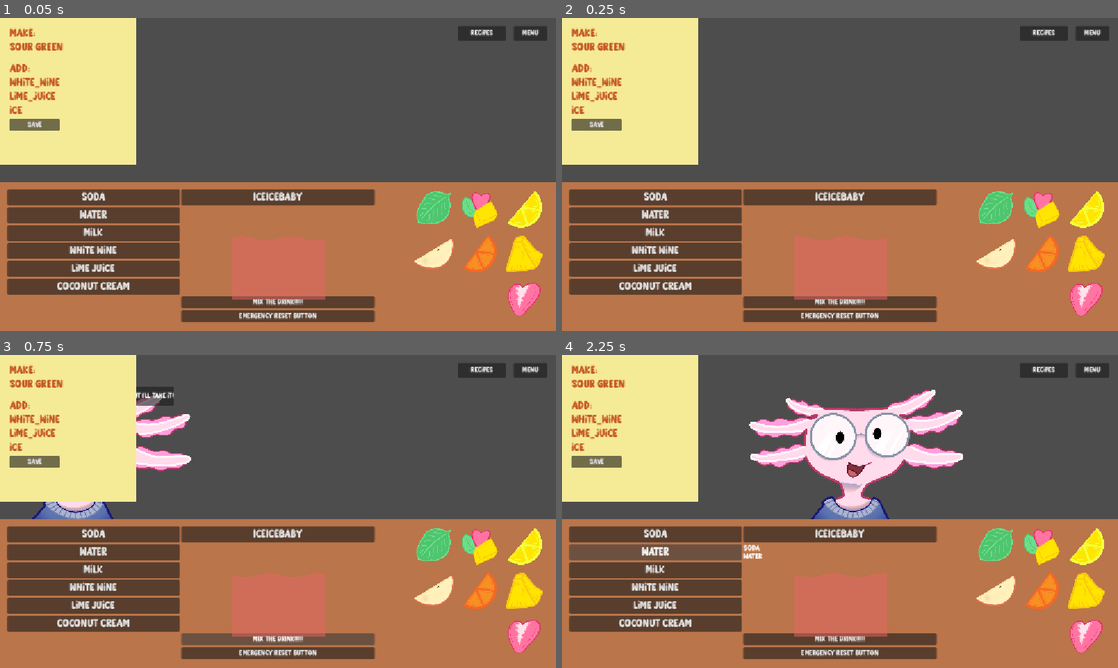
Above: before the commit, frames 1-4 (two rows, left to right).
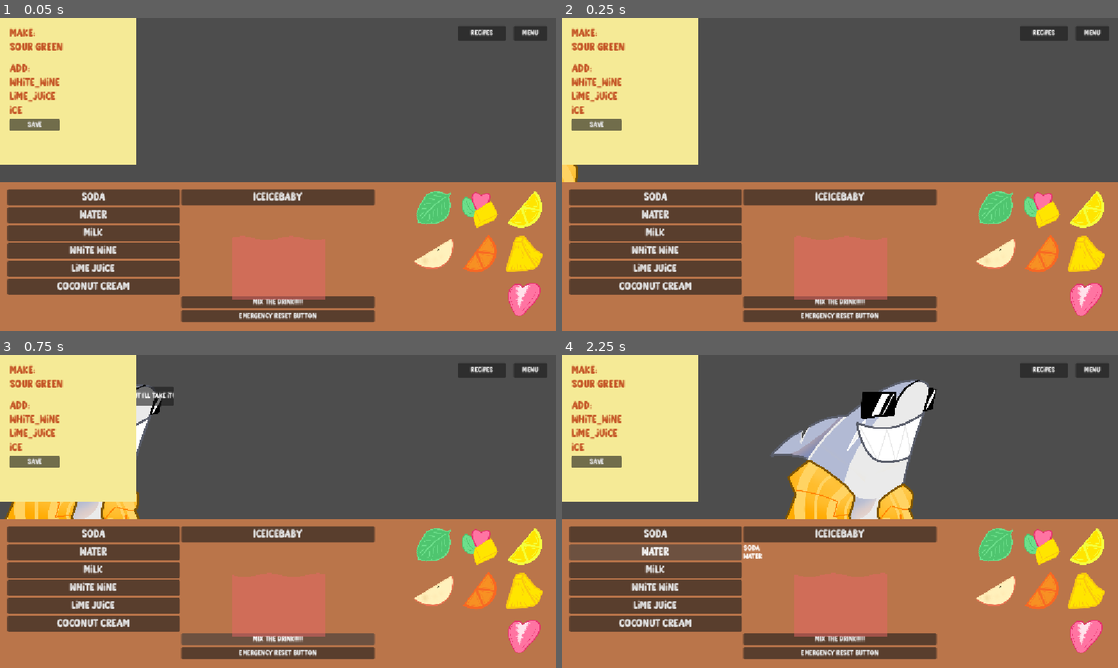
Above: after the commit, the same moments.

Repository: scumpiest/scammy-drink
Game: Godot game, scene res://scenes/crafting/counter_ui.tscn
Same seed, same stepped clock (60 frames per second), same inputs: the game is played once before the commit and once after it. The engine's default icon, where the game draws it, is replaced by a stand-in: a white triangle on a blue panel in a dark square.
Inputs:
- Up to frame 1 (0.05 s): no input
- Up to frame 2 (0.25 s): no input
- Up to frame 3 (0.75 s): click "MIX THE DRINK!!!!!!" at 0.5 s
- Up to frame 4 (2.25 s): click "Soda" at 1.25 s; click "Water" at 2 s

Frame 1 is identical in both runs. In frame 2, 0.2% of the frame differs, in the area x 0-3%, y 46-53%; in frame 3, 2.7%; in frame 4, 9.0%, in the area x 33-73%, y 7-53%.

Commit message:
feat: make recipe persistent

Diff:
--- a/scenes/crafting/counter_ui.gd
+++ b/scenes/crafting/counter_ui.gd
@@ -11,28 +11,22 @@
 var current_target: Marker2D = null
 var _awaiting_notes_save: bool = false
 var _notes_saved_for_order: bool = false
-var customer: Customer = null
+var customer: Customer
 
 var main_menu_scene: String = "uid://ctrh7huvrvaws"
 
+@export var customer_scene: PackedScene
 @export var lerp_weight: float = 1.0
-@export var customer_scene: PackedScene = null
-@export var bomb: PackedScene = null
 
 
 func _ready() -> void:
 	SignalBus.notes_saved.connect(_on_notes_saved)
+	GameManager.all_recipes_three_star.connect(_on_all_recipes_three_star)
 	customer = spawn_customer()
 	setup_customer(customer)
 
 
 func _process(delta: float) -> void:
-	if Input.is_action_pressed("spawn_item"):
-		print("spawn_item pressed")
-		var item = bomb.instantiate()
-		item.global_position = enter_marker.global_position
-		item.z_index = -1
-		add_child(item)
 	if current_target and customer and is_instance_valid(customer):
 		customer.position = customer.position.lerp(current_target.global_position, 1.0 - exp(-lerp_weight * delta))
 	if Input.is_action_pressed("close"):
@@ -40,7 +34,7 @@
 
 
 func spawn_customer() -> Customer:
-	var new_customer := customer_scene.instantiate() as Customer
+	var new_customer: Customer = customer_scene.instantiate() as Customer
 	new_customer.customer_type = randi() % Customer.Type.size() as Customer.Type
 	new_customer.global_position = spawn_marker.global_position
 	add_child(new_customer)
@@ -97,3 +91,7 @@
 
 func _on_recipe_button_pressed() -> void:
 	recipe_book.visible = true
+
+# TODO: Add a victory screen
+func _on_all_recipes_three_star() -> void:
+	recipe_book.visible = true
--- a/scenes/customers/customer.gd
+++ b/scenes/customers/customer.gd
@@ -30,8 +30,6 @@
 
 
 func _ready() -> void:
-	var random_type = randi() % Customer.Type.size() as Customer.Type
-	customer_type = random_type
 	sprite.texture = SPRITES[customer_type]
 	_sprite_rest_y = sprite.position.y
 	_sprite_rest_scale = sprite.scale
@@ -39,6 +37,7 @@
 
 	GameManager.add_recipe_order()
 	request = GameManager.get_order()
+	# TODO: We shouldnt display the drink request(keep this for debugging)
 	chat_bubble.text = "GIMME " + request.to_upper() + "!!"
 
 	GameManager.crafting_result.connect(_on_crafting_result)
--- a/scenes/ui/recipe_book.gd
+++ b/scenes/ui/recipe_book.gd
@@ -5,6 +5,7 @@
 
 func _ready() -> void:
 	_index_drink_panels()
+	_refresh_all_stars()
 	GameManager.crafting_result.connect(_on_crafting_result)
 
 
@@ -21,7 +22,13 @@
 	return _drinks_by_key.get(recipe_key)
 
 
-func _on_crafting_result(recipe_key: String, correct_count: int, _missing_ingredients: Array) -> void:
+func _refresh_all_stars() -> void:
+	for recipe_key in _drinks_by_key:
+		_drinks_by_key[recipe_key].set_stars(GameManager.get_recipe_stars(recipe_key))
+
+
+func _on_crafting_result(recipe_key: String, _correct_count: int, _missing_ingredients: Array) -> void:
 	var drink = _get_drink(recipe_key)
 	if drink:
-		drink.set_stars(correct_count)
+		drink.set_stars(GameManager.get_recipe_stars(recipe_key))
+		drink.refresh_display()
--- a/scenes/ui/recipe_book.tscn
+++ b/scenes/ui/recipe_book.tscn
@@ -11,9 +11,6 @@
 [ext_resource type="Texture2D" uid="uid://mgwm10yflhoy" path="res://assets/drinks/Rebujito[1].png" id="8_ac8ls"]
 [ext_resource type="Texture2D" uid="uid://ckidru81cjdka" path="res://assets/drinks/Coconut_Mocktail.png" id="8_h057y"]
 [ext_resource type="Texture2D" uid="uid://dujfil0hhb7av" path="res://assets/drinks/Strawberry_Milkshake.png" id="9_h057y"]
-
-[sub_resource type="Resource" id="Resource_paolu"]
-metadata/__load_path__ = "res://assets/Piña_Colada[1].png"
 
 [node name="RecipeBook" type="Control" unique_id=1904256542]
 z_index = 10
@@ -115,5 +112,8 @@
 new_sprite = ExtResource("9_h057y")
 recipe_key = "strawberry_milkshake"
 
-[node name="Panel5" parent="CenterContainer/MarginContainer/HBoxContainer/GridContainer2" unique_id=1453878442 instance=ExtResource("2_at7yq")]
+[node name="PartyMix" parent="CenterContainer/MarginContainer/HBoxContainer/GridContainer2" unique_id=1453878442 instance=ExtResource("2_at7yq")]
 layout_mode = 2
+new_name = "Party Mix"
+new_sprite = ExtResource("4_fts6g")
+recipe_key = "party_mix"
--- a/scenes/ui/recipe_drink.gd
+++ b/scenes/ui/recipe_drink.gd
@@ -16,21 +16,42 @@
 @export var new_sprite: Texture
 @export var recipe_key: String = ""
 
+var _ingredient_labels: Array[Label] = []
+
 
 func _ready() -> void:
+	_ingredient_labels = [ingredient1, ingredient2, ingredient3]
 	SignalBus.notes_saved.connect(_on_notes_saved)
 	drink_sprite.texture = new_sprite
 	_apply_lock_state()
 
 
 func _apply_lock_state() -> void:
-	var is_unlocked: bool = GameManager.unlocked_recipes.has(recipe_key)
-	drink_name.text = new_name if is_unlocked else "?"
-	drink_sprite.modulate = Color(1.0, 1.0, 1.0, 1.0) if is_unlocked else Color(0.0, 0.0, 0.0, 1.0)
-	if not is_unlocked:
-		ingredient1.text = "?"
-		ingredient2.text = "?"
-		ingredient3.text = "?"
+	if recipe_key.is_empty() or not CraftingRecipe.crafting_dict.has(recipe_key):
+		drink_name.text = "?"
+		drink_sprite.modulate = Color(0.0, 0.0, 0.0, 1.0)
+		for label in _ingredient_labels:
+			label.text = "?"
+		return
+
+	var is_fully_unlocked: bool = GameManager.is_recipe_fully_unlocked(recipe_key)
+	drink_name.text = new_name if is_fully_unlocked else "?"
+	drink_sprite.modulate = Color(1.0, 1.0, 1.0, 1.0) if is_fully_unlocked else Color(0.0, 0.0, 0.0, 1.0)
+	_refresh_ingredient_labels()
+
+
+func _refresh_ingredient_labels() -> void:
+	if recipe_key.is_empty() or not CraftingRecipe.crafting_dict.has(recipe_key):
+		return
+
+	var actual: Array = CraftingRecipe.crafting_dict[recipe_key]["ingredients"].keys()
+	for i in _ingredient_labels.size():
+		if i >= actual.size():
+			_ingredient_labels[i].text = "?"
+		elif GameManager.is_recipe_ingredient_unlocked(recipe_key, i):
+			_ingredient_labels[i].text = actual[i]
+		else:
+			_ingredient_labels[i].text = "?"
 
 
 func set_stars(filled_count: int) -> void:
@@ -39,28 +60,23 @@
 	star3_filled.visible = filled_count >= 3
 
 
-func unlock_recipe() -> void:
-	drink_name.text = new_name
-	drink_sprite.modulate = Color(1.0, 1.0, 1.0, 1.0)
+func refresh_display() -> void:
+	_apply_lock_state()
+
 
 func _on_notes_saved(notes_content: Dictionary) -> void:
+	if recipe_key.is_empty() or not CraftingRecipe.crafting_dict.has(recipe_key):
+		return
 	if recipe_key != notes_content["recipe_key"]:
 		return
-	if not _saved_ingredients_match_recipe(notes_content["ingredients"]):
-		_apply_lock_state()
+
+	var actual: Array = CraftingRecipe.crafting_dict[recipe_key]["ingredients"].keys()
+	var saved_ingredients: Array = notes_content["ingredients"]
+	if saved_ingredients.size() != actual.size():
 		return
-	GameManager.unlocked_recipes[recipe_key] = true
-	unlock_recipe()
-	ingredient1.text = notes_content["ingredients"][0]
-	ingredient2.text = notes_content["ingredients"][1]
-	ingredient3.text = notes_content["ingredients"][2]
 
+	for i in actual.size():
+		if saved_ingredients[i] == actual[i]:
+			GameManager.unlock_recipe_ingredient_at(recipe_key, i)
 
-func _saved_ingredients_match_recipe(saved_ingredients: Array) -> bool:
-	var actual: Array = CraftingRecipe.crafting_dict[recipe_key]["ingredients"].keys()
-	if saved_ingredients.size() != actual.size():
-		return false
-	for i in actual.size():
-		if saved_ingredients[i] != actual[i]:
-			return false
-	return true
+	_apply_lock_state()
--- a/scripts/game_manager.gd
+++ b/scripts/game_manager.gd
@@ -2,6 +2,7 @@
 
 signal crafting_complete(recipe_key: String)
 signal crafting_result(recipe_key: String, correct_count: int, missing_ingredients: Array)
+signal all_recipes_three_star
 
 var inventory: Dictionary = {
 	"soda": 1,
@@ -23,6 +24,9 @@
 var recipe_orders: Array = []
 var missing_ingredients: Array = []
 var unlocked_recipes: Dictionary = {}
+var unlocked_recipe_ingredients: Dictionary = {}
+var recipe_best_stars: Dictionary = {}
+var _all_three_star_emitted: bool = false
 
 
 func update_inventory(item: String, quantity: int):
@@ -60,6 +64,12 @@
 		else:
 			missing_ingredients.append(ing)
 
+	_unlock_recipe_ingredients_from_craft(recipe_key, crafting_ingredients)
+
+	var previous_best: int = recipe_best_stars.get(recipe_key, 0)
+	recipe_best_stars[recipe_key] = maxi(previous_best, correct_count)
+	_check_all_recipes_three_star()
+
 	crafting_complete.emit(recipe_key)
 	crafting_result.emit(recipe_key, correct_count, missing_ingredients)
 
@@ -70,3 +80,65 @@
 	if recipe_orders.is_empty():
 		return
 	recipe_orders.pop_front()
+
+
+func _ensure_recipe_ingredient_slots(recipe_key: String) -> Array:
+	if not unlocked_recipe_ingredients.has(recipe_key):
+		unlocked_recipe_ingredients[recipe_key] = [false, false, false]
+	return unlocked_recipe_ingredients[recipe_key]
+
+
+func unlock_recipe_ingredient_at(recipe_key: String, index: int) -> void:
+	var slots: Array = _ensure_recipe_ingredient_slots(recipe_key)
+	slots[index] = true
+	_update_recipe_unlock_state(recipe_key)
+
+
+func _unlock_recipe_ingredients_from_craft(recipe_key: String, crafting_ingredients: Dictionary) -> void:
+	var recipe_ingredient_keys: Array = CraftingRecipe.crafting_dict[recipe_key]["ingredients"].keys()
+	for i in recipe_ingredient_keys.size():
+		if crafting_ingredients.has(recipe_ingredient_keys[i]):
+			unlock_recipe_ingredient_at(recipe_key, i)
+
+
+func is_recipe_ingredient_unlocked(recipe_key: String, index: int) -> bool:
+	if not unlocked_recipe_ingredients.has(recipe_key):
+		return false
+	return unlocked_recipe_ingredients[recipe_key][index]
+
+
+func is_recipe_fully_unlocked(recipe_key: String) -> bool:
+	if not unlocked_recipe_ingredients.has(recipe_key):
+		return false
+	for unlocked in unlocked_recipe_ingredients[recipe_key]:
+		if not unlocked:
+			return false
+	return true
+
+
+func _update_recipe_unlock_state(recipe_key: String) -> void:
+	if is_recipe_fully_unlocked(recipe_key):
+		unlocked_recipes[recipe_key] = true
+
+
+func get_recipe_stars(recipe_key: String) -> int:
+	return recipe_best_stars.get(recipe_key, 0)
+
+
+func has_three_star(recipe_key: String) -> bool:
+	return get_recipe_stars(recipe_key) >= 3
+
+
+func are_all_recipes_three_star() -> bool:
+	for recipe_key in CraftingRecipe.get_recipes():
+		if get_recipe_stars(recipe_key) < 3:
+			return false
+	return true
+
+
+func _check_all_recipes_three_star() -> void:
+	if _all_three_star_emitted:
+		return
+	if are_all_recipes_three_star():
+		_all_three_star_emitted = true
+		all_recipes_three_star.emit()
